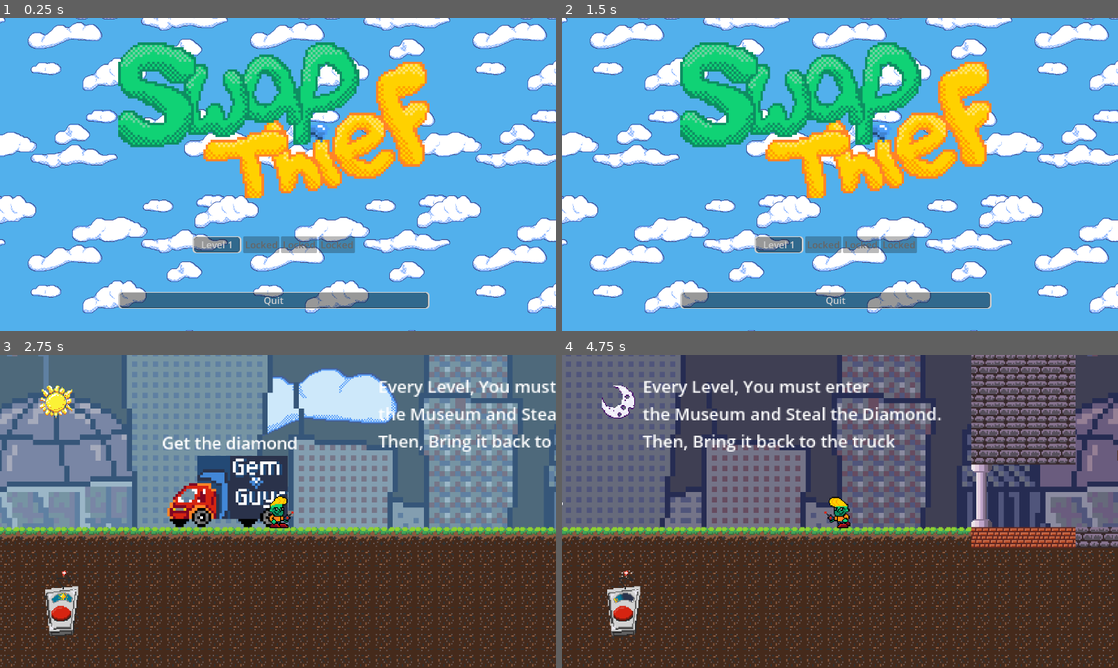
Above: before the commit, frames 1-4 (two rows, left to right).
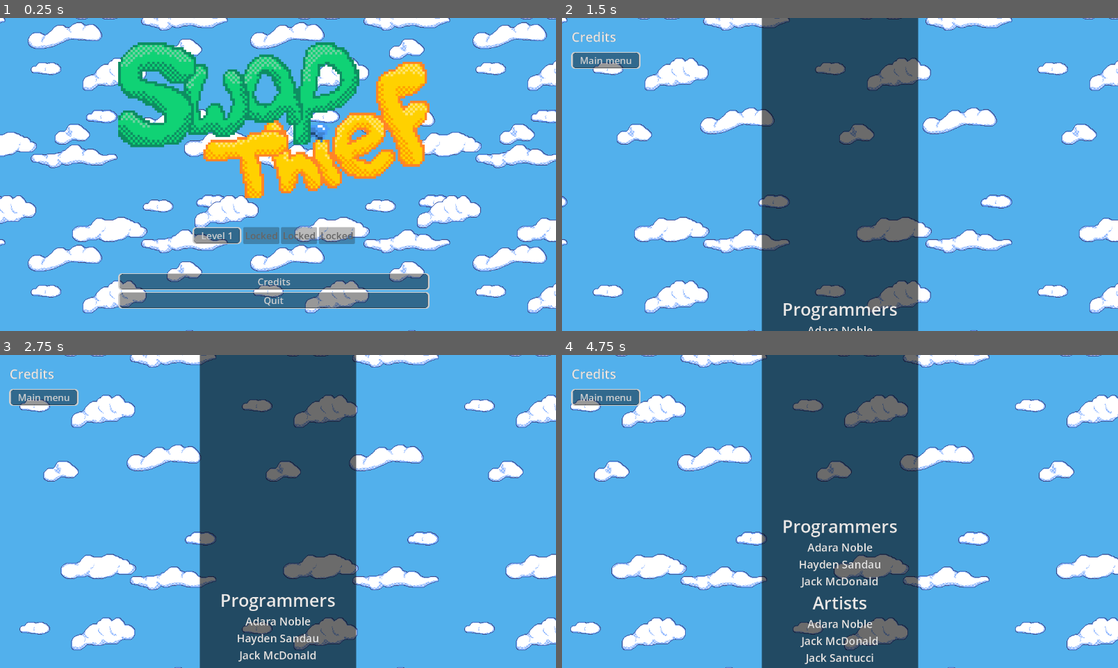
Above: after the commit, the same moments.

Repository: noble-squared/Colorado-Game-Jam
Game: Godot game, scene res://Scenes/main_menu.tscn
Same seed, same stepped clock (60 frames per second), same inputs: the game is played once before the commit and once after it.
Inputs (mouse positions are in pixels of both pictures, inside the frame that each line leads up to):
- Up to frame 1 (0.25 s): no input
- Up to frame 2 (1.5 s): click (834, 280) at 0.5 s, where only the run after the commit has a clickable "Credits"; click (606, 61) at 1.25 s, where only the run after the commit has a clickable "Main menu"
- Up to frame 3 (2.75 s): click "Level 1" (after the commit: "Main menu") at 2 s
- Up to frame 4 (4.75 s): hold D (Right) 2.78-4.28 s; tap Space (SwapTime) at 2.85, 3.6, 4.35 s; tap W (Jump) at 3.02, 3.77 s; hold A (Left) from 4.28 s (still down)

The runs differ from the first frame. In frame 1, 4.8% of the frame differs, in the area x 21-78%, y 66-87%; in frame 2, 46%; in frame 3, 98%; in frame 4, 100%, in the area x 0-100%, y 0-100%.

Commit message:
Credits Screen

Diff:
--- /dev/null
+++ b/Scenes/credits_screen.gd
@@ -0,0 +1,11 @@
+extends Control
+
+@onready var scrollingPart: CenterContainer = $CenterContainer
+var scrollSpeed = 85
+
+func _process(delta: float) -> void:
+	scrollingPart.position.y -= delta * scrollSpeed
+	if (scrollingPart.position.y < -scrollingPart.size.y):
+		var tween = get_tree().create_tween()
+		tween.tween_property($FadeToBlack, "color", Color.BLACK, 1)
+		tween.tween_callback(func(): get_tree().change_scene_to_file("res://Scenes/main_menu.tscn"))
--- /dev/null
+++ b/Scenes/credits_screen.tscn
@@ -0,0 +1,235 @@
+[gd_scene format=3 uid="uid://dxy84upnqfoxm"]
+
+[ext_resource type="Theme" uid="uid://c0s2fsegqevro" path="res://assets/themes/game_over_theme.tres" id="1_kwkrj"]
+[ext_resource type="PackedScene" uid="uid://cp0id6bncmy0u" path="res://Scenes/CloudBackdrop.tscn" id="2_amjhk"]
+[ext_resource type="Script" uid="uid://b7arktypdquc4" path="res://Scenes/credits_screen.gd" id="2_u8vtk"]
+[ext_resource type="PackedScene" uid="uid://b5vw30libii87" path="res://Scenes/buttons/main_menu_button.tscn" id="3_u8vtk"]
+
+[node name="creditsScreen" type="Control" unique_id=958286387]
+process_mode = 3
+layout_mode = 3
+anchors_preset = 15
+anchor_right = 1.0
+anchor_bottom = 1.0
+grow_horizontal = 2
+grow_vertical = 2
+theme = ExtResource("1_kwkrj")
+script = ExtResource("2_u8vtk")
+
+[node name="Panel" type="ColorRect" parent="." unique_id=275837774]
+z_index = -10
+layout_mode = 1
+anchors_preset = 15
+anchor_right = 1.0
+anchor_bottom = 1.0
+grow_horizontal = 2
+grow_vertical = 2
+color = Color(0.32156864, 0.6901961, 0.9254902, 1)
+
+[node name="CloudBackdrop" parent="." unique_id=47429626 instance=ExtResource("2_amjhk")]
+position = Vector2(13, 670)
+
+[node name="ColorRect2" type="ColorRect" parent="." unique_id=504080279]
+layout_mode = 1
+anchors_preset = 13
+anchor_left = 0.5
+anchor_right = 0.5
+anchor_bottom = 1.0
+offset_left = -180.0
+offset_right = 180.0
+grow_horizontal = 2
+grow_vertical = 2
+color = Color(0, 0, 0, 0.5803922)
+
+[node name="CenterContainer" type="CenterContainer" parent="." unique_id=434822187]
+layout_mode = 1
+anchors_preset = 14
+anchor_top = 0.5
+anchor_right = 1.0
+anchor_bottom = 0.5
+offset_top = 360.0
+offset_bottom = 1683.0
+grow_horizontal = 2
+grow_vertical = 2
+
+[node name="VBoxContainer" type="VBoxContainer" parent="CenterContainer" unique_id=1396035705]
+layout_mode = 2
+
+[node name="ProgrammersLabel" type="Label" parent="CenterContainer/VBoxContainer" unique_id=719744965]
+layout_mode = 2
+theme_override_font_sizes/font_size = 40
+text = "Programmers"
+horizontal_alignment = 1
+vertical_alignment = 1
+
+[node name="Adara" type="Label" parent="CenterContainer/VBoxContainer" unique_id=1328885099]
+layout_mode = 2
+theme_override_font_sizes/font_size = 25
+text = "Adara Noble"
+horizontal_alignment = 1
+vertical_alignment = 1
+
+[node name="Hayden" type="Label" parent="CenterContainer/VBoxContainer" unique_id=893906691]
+layout_mode = 2
+theme_override_font_sizes/font_size = 25
+text = "Hayden Sandau"
+horizontal_alignment = 1
+vertical_alignment = 1
+
+[node name="JackM" type="Label" parent="CenterContainer/VBoxContainer" unique_id=93474792]
+layout_mode = 2
+theme_override_font_sizes/font_size = 25
+text = "Jack McDonald"
+horizontal_alignment = 1
+vertical_alignment = 1
+
+[node name="ArtistsLabel" type="Label" parent="CenterContainer/VBoxContainer" unique_id=469763212]
+layout_mode = 2
+theme_override_font_sizes/font_size = 40
+text = "Artists"
+horizontal_alignment = 1
+vertical_alignment = 1
+
+[node name="Adara2" type="Label" parent="CenterContainer/VBoxContainer" unique_id=1767123407]
+layout_mode = 2
+theme_override_font_sizes/font_size = 25
+text = "Adara Noble"
+horizontal_alignment = 1
+vertical_alignment = 1
+
+[node name="JackM2" type="Label" parent="CenterContainer/VBoxContainer" unique_id=1418619154]
+layout_mode = 2
+theme_override_font_sizes/font_size = 25
+text = "Jack McDonald"
+horizontal_alignment = 1
+vertical_alignment = 1
+
+[node name="JackS" type="Label" parent="CenterContainer/VBoxContainer" unique_id=1133475060]
+layout_mode = 2
+theme_override_font_sizes/font_size = 25
+text = "Jack Santucci"
+horizontal_alignment = 1
+vertical_alignment = 1
+
+[node name="MusicLabel" type="Label" parent="CenterContainer/VBoxContainer" unique_id=1449710593]
+layout_mode = 2
+theme_override_font_sizes/font_size = 40
+text = "Music Composer"
+horizontal_alignment = 1
+vertical_alignment = 1
+
+[node name="JackS2" type="Label" parent="CenterContainer/VBoxContainer" unique_id=781470687]
+layout_mode = 2
+theme_override_font_sizes/font_size = 25
+text = "Jack Santucci"
+horizontal_alignment = 1
+vertical_alignment = 1
+
+[node name="SoundLabel" type="Label" parent="CenterContainer/VBoxContainer" unique_id=742899134]
+layout_mode = 2
+theme_override_font_sizes/font_size = 40
+text = "Sound Designer"
+horizontal_alignment = 1
+vertical_alignment = 1
+
+[node name="Hayden2" type="Label" parent="CenterContainer/VBoxContainer" unique_id=1124858694]
+layout_mode = 2
+theme_override_font_sizes/font_size = 25
+text = "Hayden Sandau"
+horizontal_alignment = 1
+vertical_alignment = 1
+
+[node name="SoundLabel2" type="Label" parent="CenterContainer/VBoxContainer" unique_id=12718751]
+layout_mode = 2
+theme_override_font_sizes/font_size = 40
+text = "Sounds from"
+horizontal_alignment = 1
+vertical_alignment = 1
+
+[node name="freesound" type="Label" parent="CenterContainer/VBoxContainer" unique_id=1062996489]
+layout_mode = 2
+theme_override_font_sizes/font_size = 25
+text = "freesound.org users
+EdgardEdition
+endritprenku
+Eyewer
+Fission9
+kyles
+LukaCafuka"
+horizontal_alignment = 1
+vertical_alignment = 1
+
+[node name="DesignersLabel" type="Label" parent="CenterContainer/VBoxContainer" unique_id=1060872334]
+layout_mode = 2
+theme_override_font_sizes/font_size = 40
+text = "Designers"
+horizontal_alignment = 1
+vertical_alignment = 1
+
+[node name="Adara3" type="Label" parent="CenterContainer/VBoxContainer" unique_id=670804326]
+layout_mode = 2
+theme_override_font_sizes/font_size = 25
+text = "Adara Noble"
+horizontal_alignment = 1
+vertical_alignment = 1
+
+[node name="Hayden3" type="Label" parent="CenterContainer/VBoxContainer" unique_id=1204702450]
+layout_mode = 2
+theme_override_font_sizes/font_size = 25
+text = "Hayden Sandau"
+horizontal_alignment = 1
+vertical_alignment = 1
+
+[node name="JackM3" type="Label" parent="CenterContainer/VBoxContainer" unique_id=511598282]
+layout_mode = 2
+theme_override_font_sizes/font_size = 25
+text = "Jack McDonald"
+horizontal_alignment = 1
+vertical_alignment = 1
+
+[node name="JackS3" type="Label" parent="CenterContainer/VBoxContainer" unique_id=826122095]
+layout_mode = 2
+theme_override_font_sizes/font_size = 25
+text = "Jack Santucci"
+horizontal_alignment = 1
+vertical_alignment = 1
+
+[node name="EngineLabel" type="Label" parent="CenterContainer/VBoxContainer" unique_id=1780217269]
+layout_mode = 2
+theme_override_font_sizes/font_size = 40
+text = "Made using
+Godot Engine"
+horizontal_alignment = 1
+vertical_alignment = 1
+
+[node name="EngineLabel2" type="Label" parent="CenterContainer/VBoxContainer" unique_id=1939823346]
+layout_mode = 2
+theme_override_font_sizes/font_size = 50
+text = "Thank you
+for playing!"
+horizontal_alignment = 1
+vertical_alignment = 1
+
+[node name="Label" type="Label" parent="." unique_id=537602029]
+layout_mode = 0
+offset_left = 22.0
+offset_top = 22.0
+offset_right = 77.0
+offset_bottom = 45.0
+text = "Credits"
+
+[node name="MainMenuButton" parent="." unique_id=2134114912 instance=ExtResource("3_u8vtk")]
+layout_mode = 0
+offset_left = 21.0
+offset_top = 78.0
+offset_right = 181.0
+offset_bottom = 117.0
+
+[node name="FadeToBlack" type="ColorRect" parent="." unique_id=992808206]
+layout_mode = 1
+anchors_preset = 15
+anchor_right = 1.0
+anchor_bottom = 1.0
+grow_horizontal = 2
+grow_vertical = 2
+color = Color(0, 0, 0, 0)
--- a/Scenes/main_menu.tscn
+++ b/Scenes/main_menu.tscn
@@ -85,8 +85,14 @@
 level = "level_hayden_1"
 levelIndex = 3
 
+[node name="CreditsButton" type="Button" parent="VBoxContainer" unique_id=20860532]
+layout_mode = 2
+text = "Credits"
+
 [node name="QuitButton" parent="VBoxContainer" unique_id=435335843 instance=ExtResource("3_ce3w2")]
 layout_mode = 2
 
 [node name="CloudBackdrop2" parent="." unique_id=20149839 instance=ExtResource("5_n45e2")]
 position = Vector2(271, 474)
+
+[connection signal="pressed" from="VBoxContainer/CreditsButton" to="." method="_on_credits_button_pressed"]
--- a/Scripts/main_menu.gd
+++ b/Scripts/main_menu.gd
@@ -12,3 +12,7 @@
 # Called every frame. 'delta' is the elapsed time since the previous frame.
 func _process(delta: float) -> void:
 	pass
+
+
+func _on_credits_button_pressed() -> void:
+	get_tree().change_scene_to_file("res://Scenes/credits_screen.tscn")
Not shown, added: Scenes/credits_screen.gd.uid
